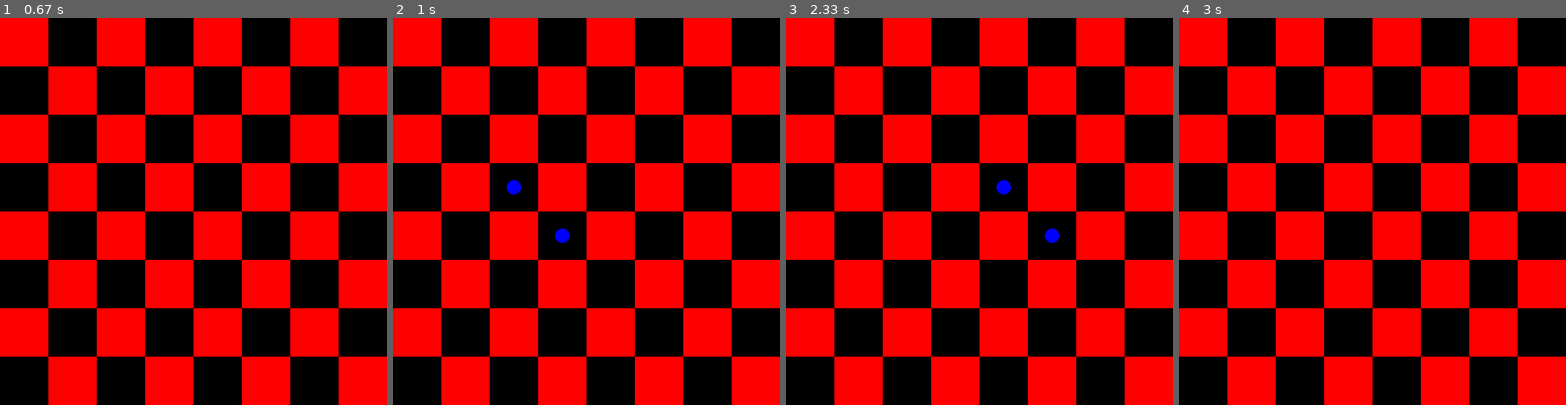
Above: before the commit, frames 1-4 (left to right).
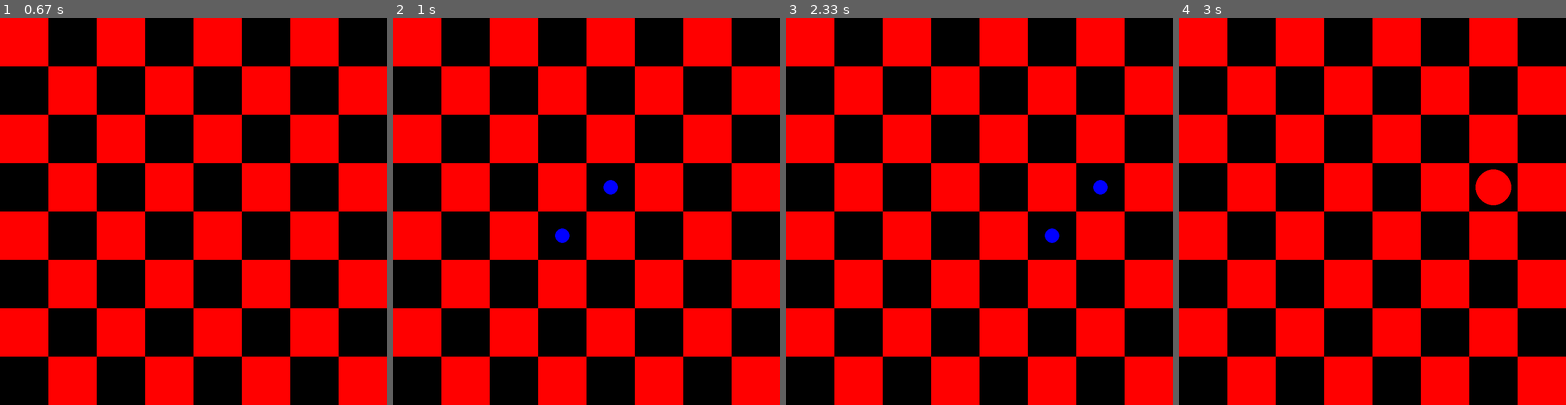
Above: after the commit, the same moments.

Repository: AcererakTheMighty/PythonProjects
Game: pygame game, started from Checkers/main.py
Same seed, same stepped clock (60 frames per second), same inputs: the game is played once before the commit and once after it.
Inputs (mouse positions are in pixels of both pictures, inside the frame that each line leads up to):
- Up to frame 1 (0.67 s): click (193, 211) at 0.38 s
- Up to frame 2 (1 s): click (625, 296) at 0.72 s
- Up to frame 3 (2.33 s): click (1037, 76) at 1.05 s; click (960, 312) at 1.88 s; click (1080, 273) at 2.22 s
- Up to frame 4 (3 s): click (1473, 176) at 2.55 s

Frame 1 is identical in both runs. In frame 2, 0.2% of the frame differs, in the area x 29-59%, y 41-46%; in frame 3, 0.2%; in frame 4, 0.7%, in the area x 76-86%, y 39-49%.

Commit message:
Finished the Checkers Project

Diff:
--- a/Checkers/checkersinner/board.py
+++ b/Checkers/checkersinner/board.py
@@ -19,7 +19,7 @@
         self.board[piece.row][piece.col], self.board[row][col] = self.board[row][col], self.board[piece.row][piece.col]
         piece.move(row, col)
 
-        if row == ROWS or row == 0:
+        if row == ROWS - 1 or row == 0:
             piece.make_king()
             if piece.color == WHITE:
                 self.white_kings += 1
@@ -51,6 +51,23 @@
                 if piece != 0:
                     piece.draw(win)
 
+    def remove(self,pieces):
+        for piece in pieces:
+            self.board[piece.row][piece.col] = 0
+            if piece != 0:
+                if piece.color == RED:
+                    self.red_left -= 1
+                else:
+                    self.white_left -= 1
+
+    def winner(self):
+        if self.red_left <= 0:
+            return WHITE
+        elif self.white_left <= 0:
+            return RED
+
+        return None
+
     def get_valid_moves(self, piece):
         moves = {}
         left = piece.col - 1
@@ -59,11 +76,11 @@
 
         if piece.color == RED or piece.king:
             moves.update(self._traverse_left(row -1, max(row-3, -1), -1, piece.color, left))
-            moves.update(self._traverse_left(row -1, max(row-3, -1), -1, piece.color, left))
+            moves.update(self._traverse_right(row -1, max(row-3, -1), -1, piece.color, left))
 
         if piece.color == WHITE or piece.king:
-            moves.update(self._traverse_left(row +1, max(row+3, ROWS), 1, piece.color, left))
-            moves.update(self._traverse_left(row +1, max(row+3, ROWS), 1, piece.color, left))
+            moves.update(self._traverse_left(row +1, min(row+3, ROWS), 1, piece.color, left))
+            moves.update(self._traverse_right(row +1, min(row+3, ROWS), 1, piece.color, left))
 
         return moves
 
@@ -91,8 +108,7 @@
 
                     moves.update(self._traverse_left(r+step, row, step, color, left-1, skipped=last))
                     moves.update(self._traverse_right(r+step, row, step, color, left+1, skipped=last))
-                    break
-
+                break
 
             elif current.color == color:
                 break
--- a/Checkers/checkersinner/game.py
+++ b/Checkers/checkersinner/game.py
@@ -19,6 +19,9 @@
         self.turn = RED
         self.valid_moves = {}
 
+    def winner(self):
+        return self.board.winner()
+
     def reset(self):
         self.init()
 
@@ -28,9 +31,9 @@
             if not result:
                 self.selected = None
                 self.select(row, col)
-        else:
-            piece = self.board.get_piece(row, col)
-            if piece != 0 and piece.color == self.turn:
+
+        piece = self.board.get_piece(row, col)
+        if piece != 0 and piece.color == self.turn:
                 self.selected = piece
                 self.valid_moves = self.board.get_valid_moves(piece)
                 return True
@@ -41,8 +44,10 @@
         piece = self.board.get_piece(row, col)
         if self.selected and piece == 0 and (row, col) in self.valid_moves:
             self.board.move(self.selected, row, col)
+            skipped = self.valid_moves[(row, col)]
+            if skipped:
+                self.board.remove(skipped)
             self.change_turn()
-            return True
         else:
             return False
 
--- a/Checkers/main.py
+++ b/Checkers/main.py
@@ -30,6 +30,9 @@
     while run:
         clock.tick(FPS)
 
+        if game.winner() != None:
+            print(game.winner())
+
         for event in pygame.event.get():
             if event.type == pygame.QUIT:
                 run = False
